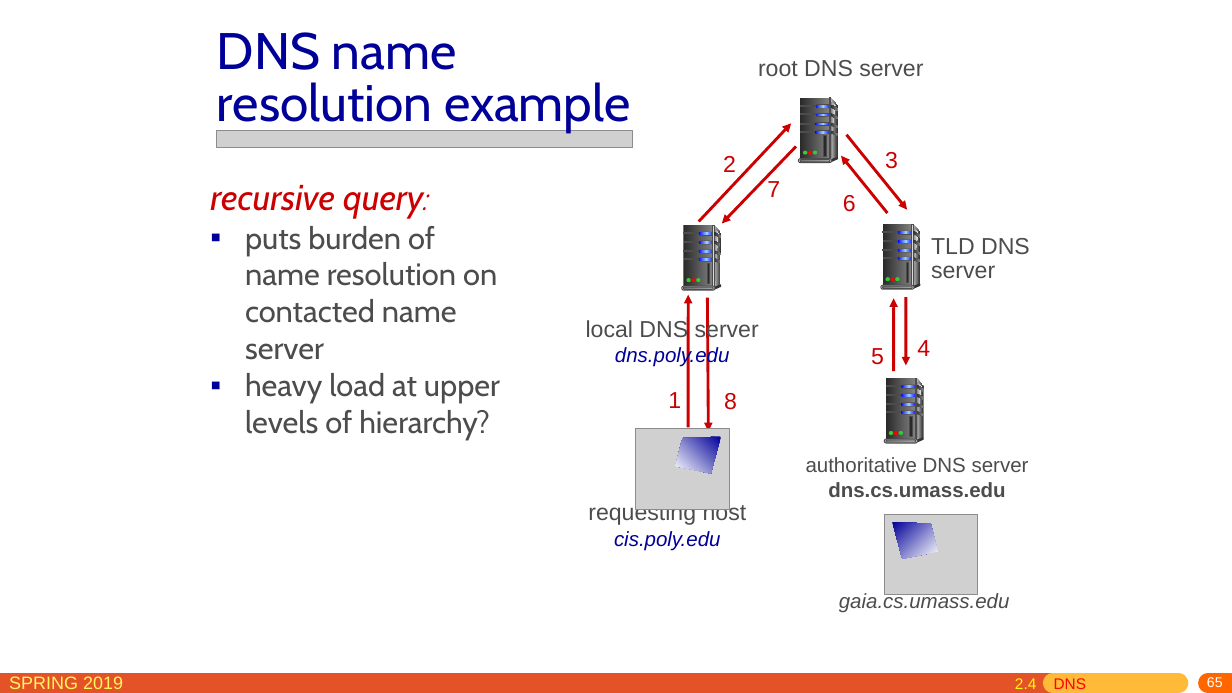
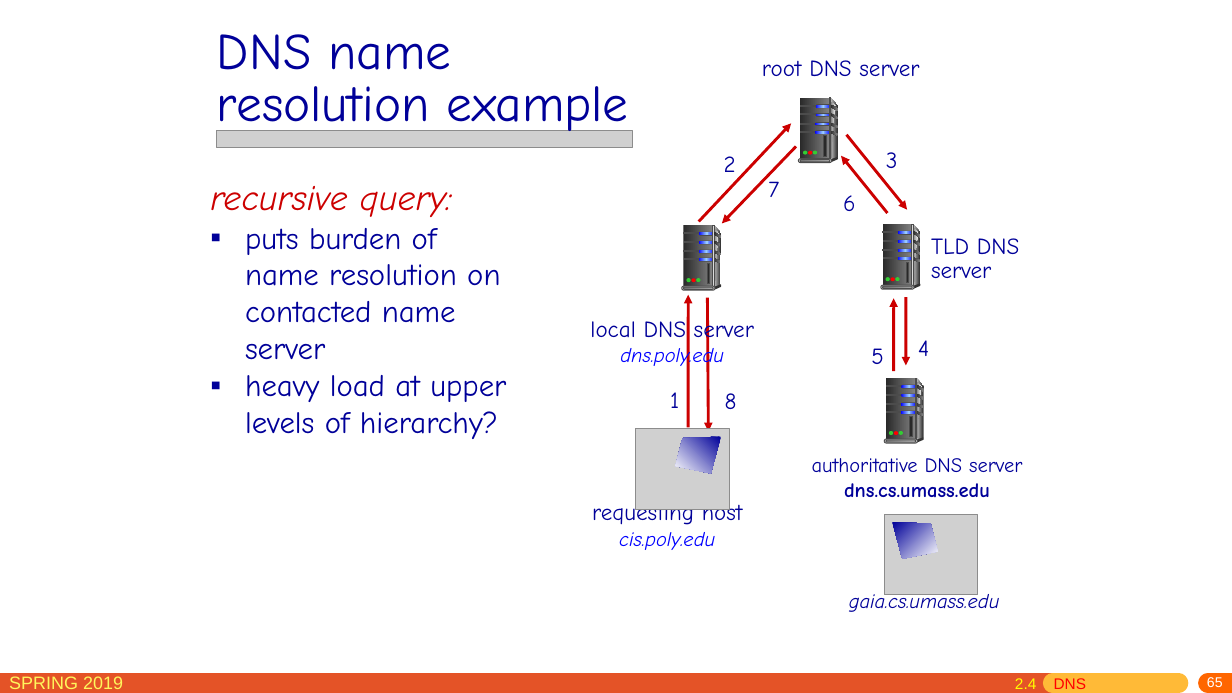
Before and after one commit to jichenghu/PPT_networkDistributed, a slide deck: slide 65 of chapter2.pptx. Drawn at 1232x693 pixels with LibreOffice and Linux fonts; fonts in the diff are those of the drawing; grey boxes stand for pictures. Boxes give left, top, right and bottom in pixels: in the first picture for what was removed or moved away, otherwise in the second. Text is boxed around its words. In the diff, an @@ line names an element or a change of style, - is before the commit and + after.

```diff
--- a/chapter2.pptx
+++ b/chapter2.pptx
@@ text "DNS name resolution example" at box(217, 34, 629, 137): font Cabin to Comic Neue @@
@@ text "recursive query:" at box(210, 186, 506, 439): font Cabin to Comic Neue; text colour #4C4C4C to #000099 in "puts burden of name resolution on contacted ...", "heavy load at upper levels of hierarchy?" @@
@@ font Arial to Comic Neue, text colour #CC0000 to #000099 in 8 elements at box(918, 340, 929, 356), box(871, 348, 884, 364), box(843, 195, 856, 211), box(886, 152, 898, 168), box(725, 393, 737, 409), box(724, 156, 736, 172), box(670, 392, 679, 408), box(768, 177, 779, 197) @@
@@ text "local DNS server" at box(590, 317, 754, 370): font Arial to Comic Neue; text colour #4C4C4C to #000099 in "local DNS server"; text colour #000099 to #0000FF in "dns.poly.edu" @@
@@ font Arial to Comic Neue, text colour #4C4C4C to #000099 in 4 elements at box(849, 590, 1000, 612), box(762, 60, 919, 76), box(931, 238, 1019, 278), box(812, 458, 1022, 497) @@
@@ text "requesting host" at box(592, 501, 743, 550): font Arial to Comic Neue; text colour #4C4C4C to #000099 in "requesting host"; text colour #000099 to #0000FF in "cis.poly.edu" @@
```
Also in this commit, not shown: 2 other slides changed.
